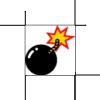
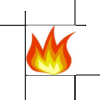
Layer changes from the first w=100, h=100 image to the second:
added layer "images.jpg#1" above "images.jpg" over [26, 25, 76, 75]
hid "images.jpg" over [25, 25, 75, 75]
